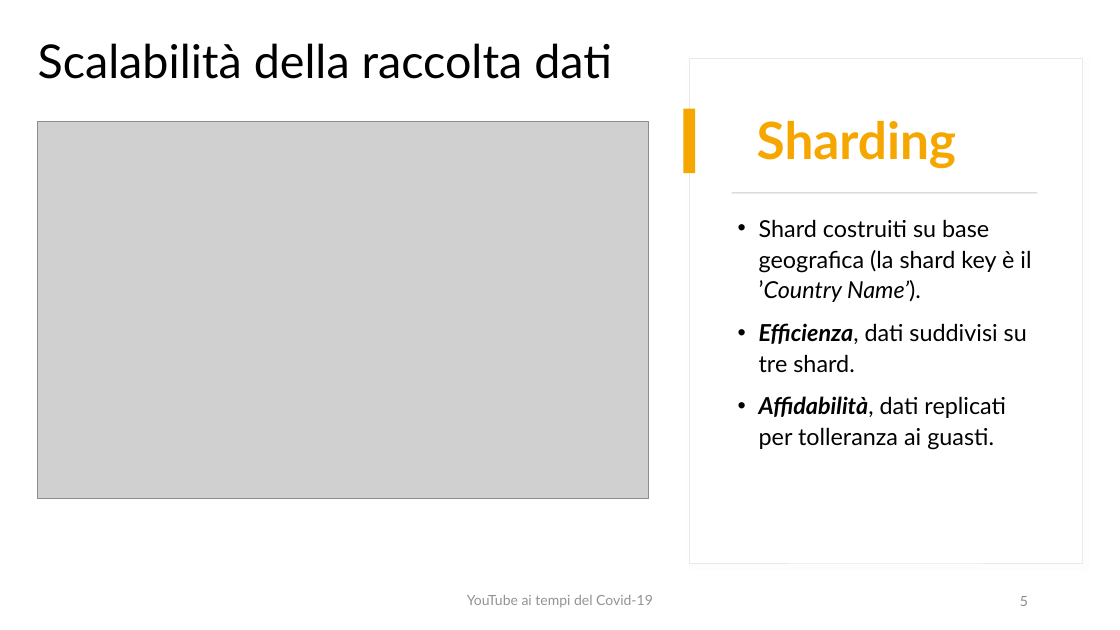
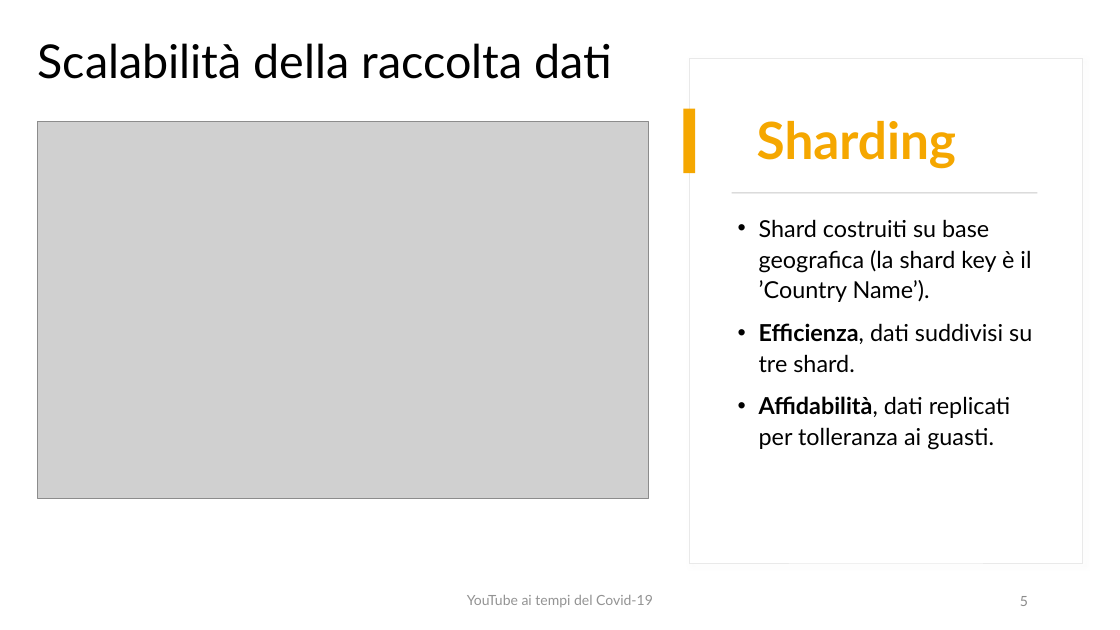
Before and after one commit to fedelux3/Youtube_trending_analysis, a slide deck: slide 5 of presentazione/presentazione.pptx. Drawn at 1120x630 pixels with LibreOffice and Linux fonts; fonts in the diff are those of the drawing; grey boxes stand for pictures. Boxes give left, top, right and bottom in pixels: in the first picture for what was removed or moved away, otherwise in the second. Text is boxed around its words. In the diff, an @@ line names an element or a change of style, - is before the commit and + after.

```diff
--- a/presentazione/presentazione.pptx
+++ b/presentazione/presentazione.pptx
@@ text "Shard costruiti su base geografica ..." at box(759, 219, 1032, 450): italic off in "’Country Name’).", "Efficienza,", "Affidabilità," @@
```
Also in this commit, not shown: 4 other slides changed.
